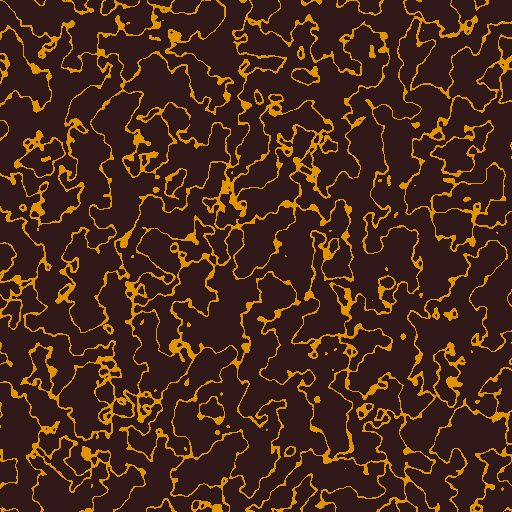
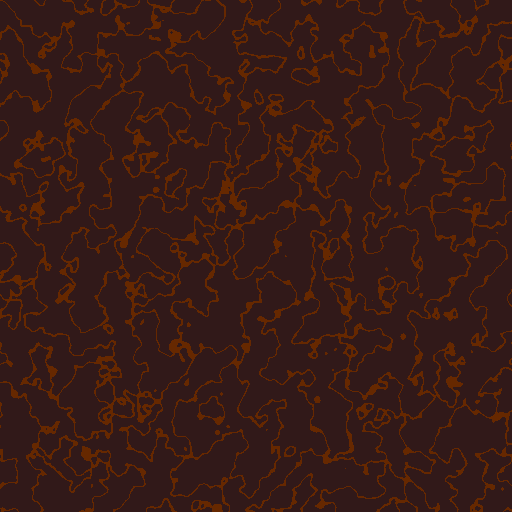
Comparing the layer stacks of the two 512 × 512 images. Changes:
added layer "Layer #5" above "Layer #4" over (x1=0, y1=0, x2=512, y2=512)
hid "Layer #4" over (x1=0, y1=0, x2=512, y2=512)
